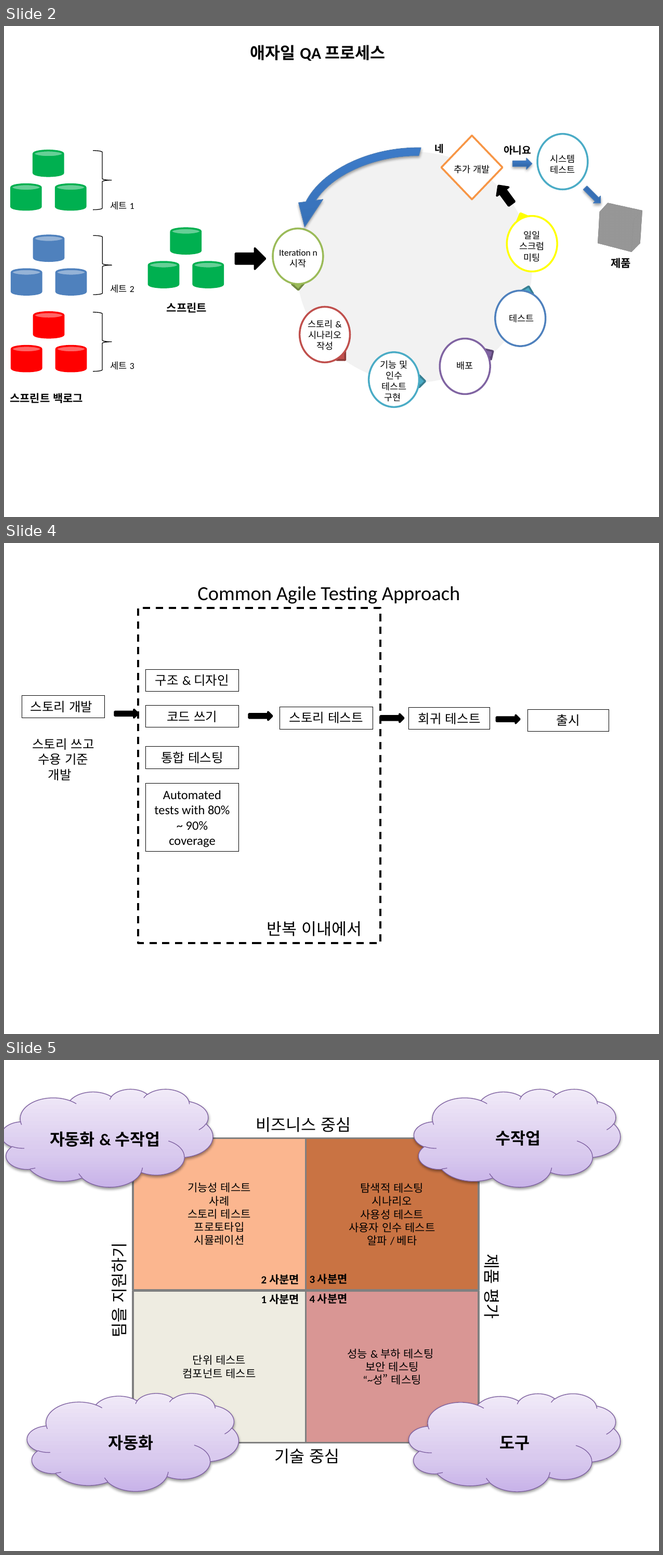
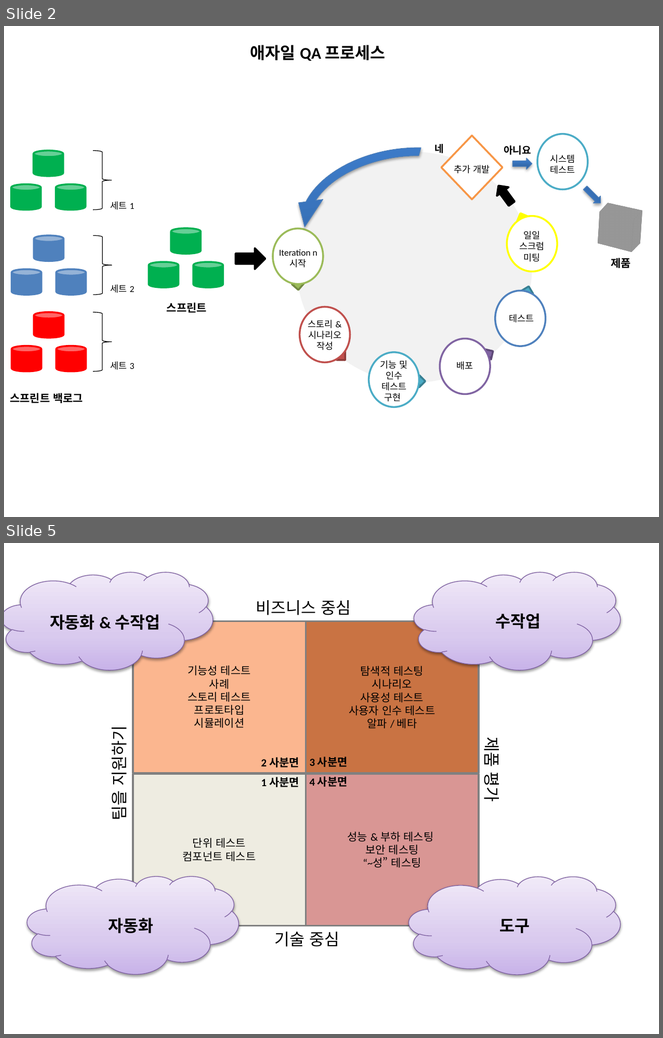
Before and after one commit to acn1/test-auto, a slide deck: TMON_애자일_테스팅_가이드_v0.2_김태영작업_수정.pptx. Shown one above the other, each under a label of ours: slides 2, 4 and 5 before the commit, slides 2 and 5 after it; the slides between them are not shown. The pictures are 663x1555 and 663x1038 pixels, drawn with LibreOffice and Linux fonts; fonts in the diff are those of the drawing. Boxes give left, top, right and bottom in pixels: in the first picture for what was removed or moved away, otherwise in the second. Text is boxed around its words. In the diff, an @@ line names an element or a change of style, - is before the commit and + after.

```diff
--- a/TMON_애자일_테스팅_가이드_v0.2_김태영작업_수정.pptx
+++ b/TMON_애자일_테스팅_가이드_v0.2_김태영작업_수정.pptx
@@ slide 4 removed at (4, 543, 659, 1034), background #FFFFFF @@
@@ text removed at (197, 586, 460, 604) @@
-Common Agile Testing Approach
@@ rectangle removed at (138, 608, 380, 943) @@
@@ rectangle removed at (146, 669, 239, 692) @@
-구조 & 디자인
@@ rectangle removed at (22, 696, 105, 718) @@
-스토리 개발
@@ right arrow removed at (115, 709, 138, 718) @@
@@ rectangle removed at (146, 705, 239, 728) @@
-코드 쓰기
@@ right arrow removed at (249, 712, 272, 720) @@
@@ rectangle removed at (280, 707, 373, 730) @@
-스토리 테스트
@@ right arrow removed at (380, 714, 404, 722) @@
@@ rectangle removed at (409, 707, 490, 730) @@
-회귀 테스트
@@ rectangle removed at (528, 709, 609, 732) @@
-출시
@@ right arrow removed at (497, 715, 520, 724) @@
@@ text removed at (32, 738, 94, 781) @@
-스토리 쓰고 수용 기준 개발
@@ rectangle removed at (146, 747, 239, 769) @@
-통합 테스팅
@@ rectangle removed at (146, 783, 239, 851) @@
-Automated tests with 80% ~ 90% coverage
@@ text removed at (267, 922, 362, 937) @@
-반복 이내에서
```
Also in this commit, not shown: 1 slide changed, 1 slide added, 1 other file.
